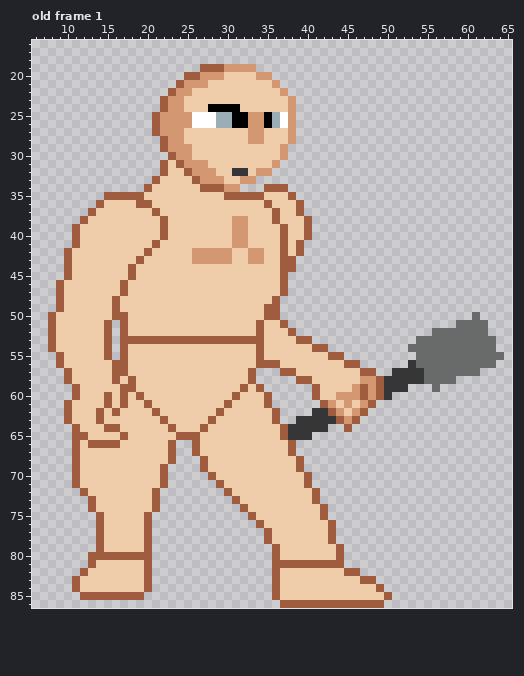
A pixel-art file gets an edit: Mohanjo daro/Assets/Art/Effects/characters.aseprite. Above: the version before the commit.
75x87 pixels, 1 frame. Shown: old frame 1: x 6..65, y 16..86. The commit also changed other frames, which this record leaves out.
Now the later version:
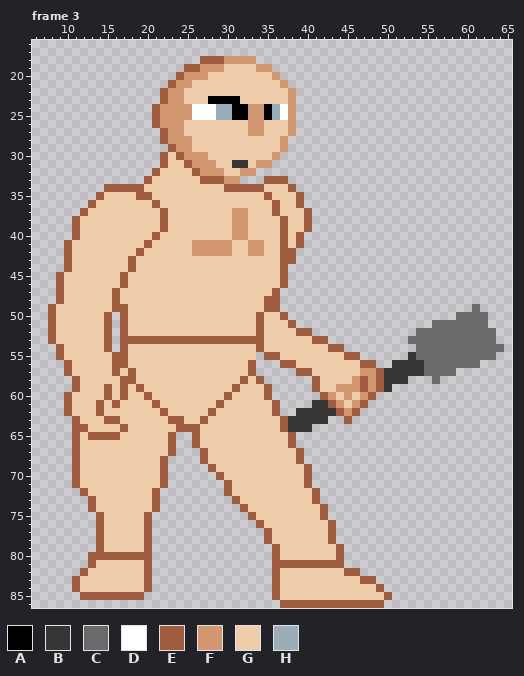
Palette (. is transparent): A #000000  B #363636  C #696a6a  D #ffffff  E #a05c3f  F #d39772  G #efcdab  H #9badb7
A new or re-ordered frame is compared with the old frame closest to it.
The commit says: character ideal animation
The exact change:
frames 1 -> 6
--- frame 3 is new; against old frame 1
@@ x 6..65 @@
 17 ............................................................
-18 ............................................................
-19 .....................EEEFFFF................................
-20 ...................EEFFFGGGGFF..............................
-21 ..................EFFFGGGGGGGGF.............................
-22 .................EFFGGGGGGGGGGGF............................
-23 ................EFFGGGGGGGGGGGGGF...........................
-24 ................EFFGGGAAAAGGGGGGF...........................
+18 .....................EEEFFFF................................
+19 ...................EEFFFGGGGFF..............................
+20 ..................EFFFGGGGGGGGF.............................
+21 .................EFFGGGGGGGGGGGF............................
+22 ................EFFGGGGGGGGGGGGGF...........................
+23 ................EFFGGGAAAAGGGGGGF...........................
+24 ...............EFFFFDDDHHAAFFAHDF...........................
 25 ...............EFFFFDDDHHAAFFAHDF...........................
-26 ...............EFFFFDDDHHAAFFAHDF...........................
-27 ...............EFFFGGGGGGGGFFGGGF...........................
-28 ................EFFGGGGGGGGFFGGGF...........................
-29 ................EFFFGGGGGGGGGGGF............................
-30 .................EFFGGGGGGGGGGGF............................
-31 ................EGEFFFGGGGGGGGF.............................
-32 ................EGGEFFFGGBBGFF..............................
-33 ...............EGGGGEFFFGGFF................................
-34 ..............EGGGGGGEEEFF...EEE............................
-35 .........EEEEEGGGGGGGGGGEEEEEGGGE...........................
-36 ........EGGGGEEGGGGGGGGGGGGGGEGGGE..........................
-37 .......EGGGGGGGEGGGGGGGGGGGGGGEGGE..........................
-38 ......EGGGGGGGGGEGGGGGGGGFFGGGEGGGE.........................
+26 ...............EFFFGGGGGGGGFFGGGF...........................
+27 ................EFFGGGGGGGGFFGGGF...........................
+28 ................EFFFGGGGGGGGGGGF............................
+29 .................EFFGGGGGGGGGGGF............................
+30 ................EGEFFFGGGGGGGGF.............................
+31 ................EGGEFFFGGBBGFF..............................
+32 ...............EGGGGEFFFGGFF................................
+33 ..............EGGGGGGEEEFF...EEE............................
+34 .........EEEEEGGGGGGGGGGEEEEEGGGE...........................
+35 ........EGGGGEEGGGGGGGGGGGGGGEGGGE..........................
+36 .......EGGGGGGGEGGGGGGGGGGGGGGEGGE..........................
+37 ......EGGGGGGGGGEGGGGGGGGFFGGGEGGGE.........................
+38 .....EGGGGGGGGGGEGGGGGGGGFFGGGGEGGE.........................
 39 .....EGGGGGGGGGGEGGGGGGGGFFGGGGEGGE.........................
-40 .....EGGGGGGGGGGEGGGGGGGGFFGGGGEGGE.........................
-41 .....EGGGGGGGGGEGGGGGGGGGFFGGGGEGE..........................
-42 ....EGGGGGGGGGEGGGGGFFFFFGGFFGGEGE..........................
-43 ....EGGGGGGGGEGGGGGGFFFFFGGFFGGEE...........................
-44 ....EGGGGGGGEGGGGGGGGGGGGGGGGGGEE...........................
-45 ....EGGGGGGGEGGGGGGGGGGGGGGGGGGE............................
+40 .....EGGGGGGGGGEGGGGGGGGGFFGGGGEGE..........................
+41 ....EGGGGGGGGGEGGGGGFFFFFGGFFGGEGE..........................
+42 ....EGGGGGGGGEGGGGGGFFFFFGGFFGGEE...........................
+43 ....EGGGGGGGEGGGGGGGGGGGGGGGGGGEE...........................
+44 ....EGGGGGGGEGGGGGGGGGGGGGGGGGGE............................
+45 ...EGGGGGGGEGGGGGGGGGGGGGGGGGGGE............................
 46 ...EGGGGGGGEGGGGGGGGGGGGGGGGGGGE............................
-47 ...EGGGGGGGEGGGGGGGGGGGGGGGGGGGE............................
-48 ...EGGGGGGEGGGGGGGGGGGGGGGGGGGE.............................
-49 ...EGGGGGGEGGGGGGGGGGGGGGGGGGEE.............................
-50 ..EGGGGGGGEEGGGGGGGGGGGGGGGGGEE........................C....
-51 ..EGGGGGGE.EGGGGGGGGGGGGGGGGEGGE.....................CCCC...
-52 ..EGGGGGGE.EGGGGGGGGGGGGGGGGEGGGE.................CCCCCCC...
-53 ..EGGGGGGE.EEEEEEEEEEEEEEEEEEGGGGEE.............CCCCCCCCCC..
-54 ..EGGGGGGE.EGGGGGGGGGGGGGGGGEGGGGGGEE..........CCCCCCCCCCC..
-55 ...EGGGGGE.EGGGGGGGGGGGGGGGGEGGGGGGGGEE.........CCCCCCCCCCC.
-56 ...EGGGGGGEEGGGGGGGGGGGGGGGGEEEGGGGGGGGEE......BCCCCCCCCCC..
-57 ....EGGGGGEEGGGGGGGGGGGGGGGE...EEGGGGGGGGEE..BBBBCCCCCCC....
-58 ....EGGGGGEGEGGGGGGGGGGGGGGE.....EEGGGGGGFFEBBBBBCCCC.......
-59 .....EGGGGGEEGGGGGGGGGGGGGEGE......EGGGGFEFEBBB...C.........
-60 .....EGGGEGEGEGGGGGGGGGGGEGGGE.....EGGFFFEFEB...............
-61 ....EGGGGEGEGGEGGGGGGGGGEGGGGE......EFGFGFE.................
-62 ....EGGGEGEGGGGEGGGGGGGEGGGGGGE....BBEFGFE..................
-63 ....EGGGEGGGGGGGEGGGGGEGGGGGGGE..BBBBBEFE...................
-64 .....EGGGEEGGGGGGEGGGEGGGGGGGGGEBBBBB..E....................
-65 .....EEGGGGEGGGGGGEEEGGGGGGGGGGEBBB.........................
-66 .....EGEEEEGGGGGGE..EGGGGGGGGGGGE...........................
-67 .....EGGGGGGGGGGGE..EGGGGGGGGGGGE...........................
-68 .....EGGGGGGGGGGGE...EGGGGGGGGGGGE..........................
-69 .....EGGGGGGGGGGE....EGGGGGGGGGGGE..........................
-70 .....EGGGGGGGGGGE.....EGGGGGGGGGGGE.........................
-71 .....EGGGGGGGGGGE......EGGGGGGGGGGE.........................
+47 ...EGGGGGGEGGGGGGGGGGGGGGGGGGGE.............................
+48 ...EGGGGGGEGGGGGGGGGGGGGGGGGGEE.............................
+49 ..EGGGGGGGEEGGGGGGGGGGGGGGGGGEE........................C....
+50 ..EGGGGGGE.EGGGGGGGGGGGGGGGGEGGE.....................CCCC...
+51 ..EGGGGGGE.EGGGGGGGGGGGGGGGGEGGGE.................CCCCCCC...
+52 ..EGGGGGGE.EGGGGGGGGGGGGGGGGEGGGGEE.............CCCCCCCCCC..
+53 ..EGGGGGGE.EEEEEEEEEEEEEEEEEEGGGGGGEE..........CCCCCCCCCCC..
+54 ...EGGGGGE.EGGGGGGGGGGGGGGGGEGGGGGGGGEE.........CCCCCCCCCCC.
+55 ...EGGGGGGEEGGGGGGGGGGGGGGGG.EEGGGGGGGGEE......BCCCCCCCCCC..
+56 ....EGGGGGEEGGGGGGGGGGGGGGGE...EEGGGGGGGGEE..BBBBCCCCCCC....
+57 ....EGGGGGEGEGGGGGGGGGGGGGGE.....EEGGGGGGFFEBBBBBCCCC.......
+58 .....EGGGGGEEGGGGGGGGGGGGGEGE......EGGGGFEFEBBB...C.........
+59 .....EGGGEGEGEGGGGGGGGGGGEGGGE.....EGGFFFEFEB...............
+60 ....EGGGGEGEGGEGGGGGGGGGEGGGGE......EFGFGFE.................
+61 ....EGGGEGEGGGGEGGGGGGGEGGGGGGE....BBEFGFE..................
+62 ....EGGGEGGGGGGGEGGGGGEGGGGGGGE..BBBBBEFE...................
+63 .....EGGGEEGGGGGGEEGGEGGGGGGGGGEBBBBB..E....................
+64 .....EEGGGGEGGGGGGEEEGGGGGGGGGGEBBB.........................
+65 .....EGEEEEGGGGGGE..EGGGGGGGGGGGE...........................
+66 .....EGGGGGGGGGGGE..EGGGGGGGGGGGE...........................
+67 .....EGGGGGGGGGGGE...EGGGGGGGGGGGE..........................
+68 .....EGGGGGGGGGGE....EGGGGGGGGGGGE..........................
+69 .....EGGGGGGGGGGE.....EGGGGGGGGGGGE.........................
+70 .....EGGGGGGGGGGE......EGGGGGGGGGGE.........................
+71 .....EGGGGGGGGGGE.......EGGGGGGGGGE.........................
 72 ......EGGGGGGGGE........EGGGGGGGGGGE........................
Boxes around the changes in both pictures, in picture pixels (x1, y1, x2, y2):
changed: (48, 56, 504, 488)
